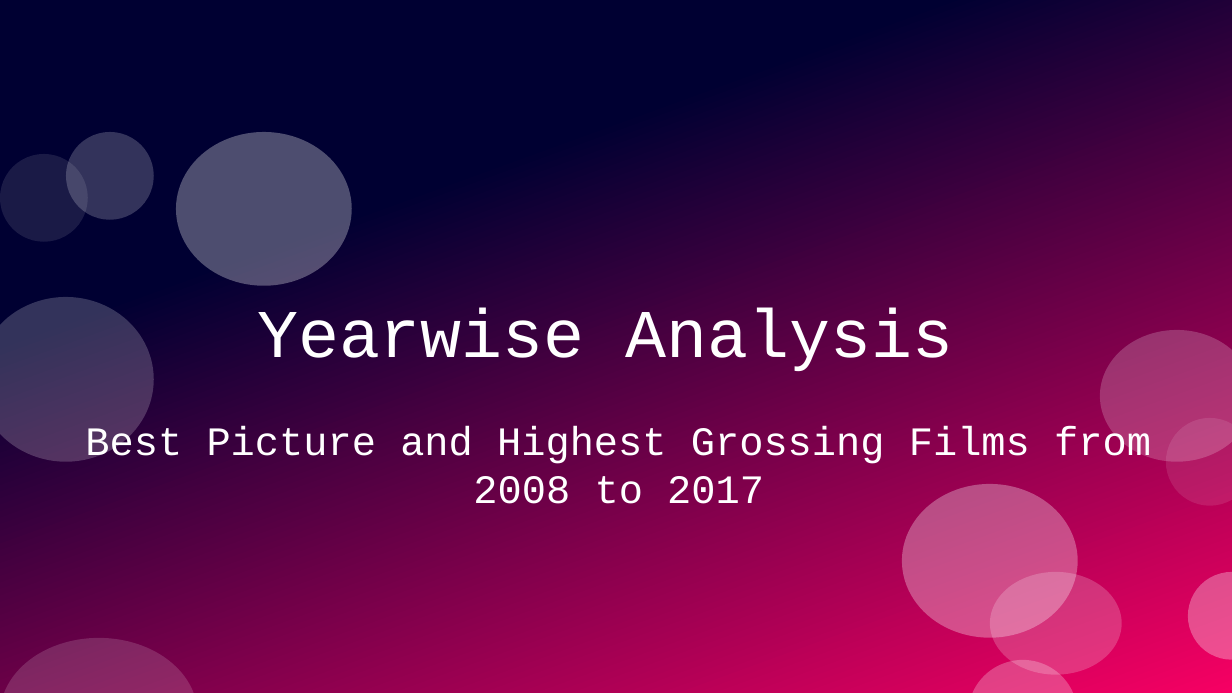
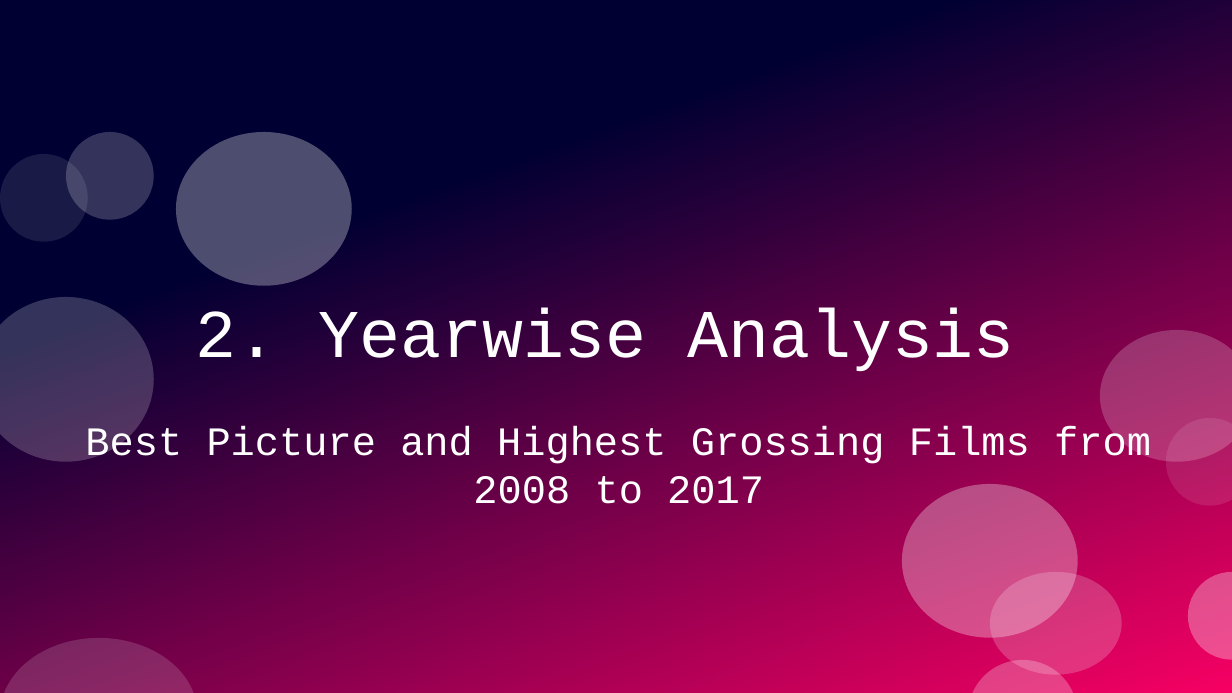
Before and after one commit to SacredFisher/Python_Project, a slide deck: slide 6 of SrikarP_FilmProject.pptx. Drawn at 1232x693 pixels with LibreOffice and Linux fonts; fonts in the diff are those of the drawing. Boxes give left, top, right and bottom in pixels: in the first picture for what was removed or moved away, otherwise in the second. Text is boxed around its words. In the diff, an @@ line names an element or a change of style, - is before the commit and + after.

```diff
--- a/SrikarP_FilmProject.pptx
+++ b/SrikarP_FilmProject.pptx
@@ title at (196, 308, 1015, 371): text changed @@
-Yearwise Analysis
+2. Yearwise Analysis
```
Also in this commit, not shown: 10 other slides changed, 1 slide added, 1 slide removed, 1 other file.
